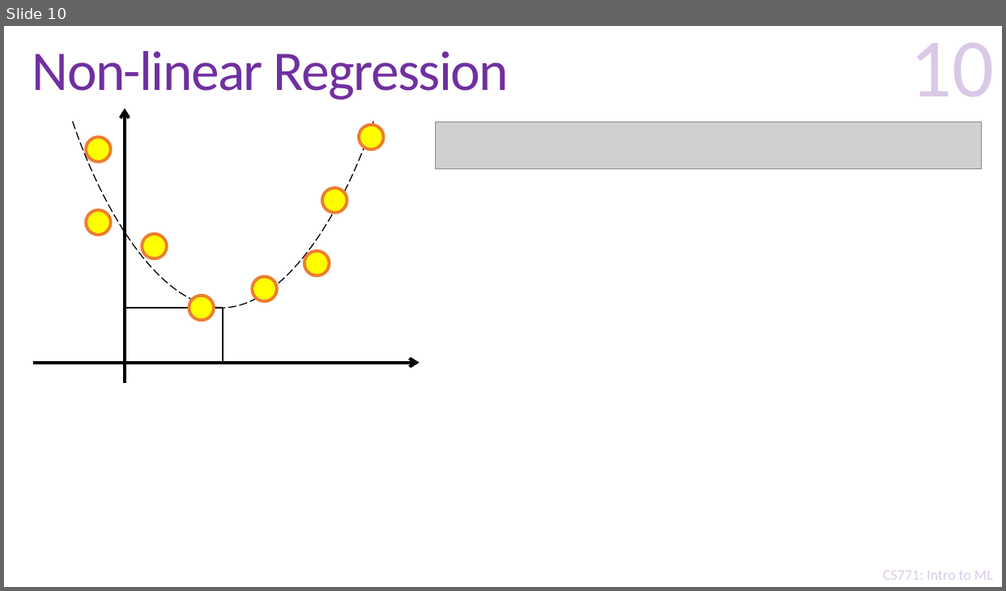
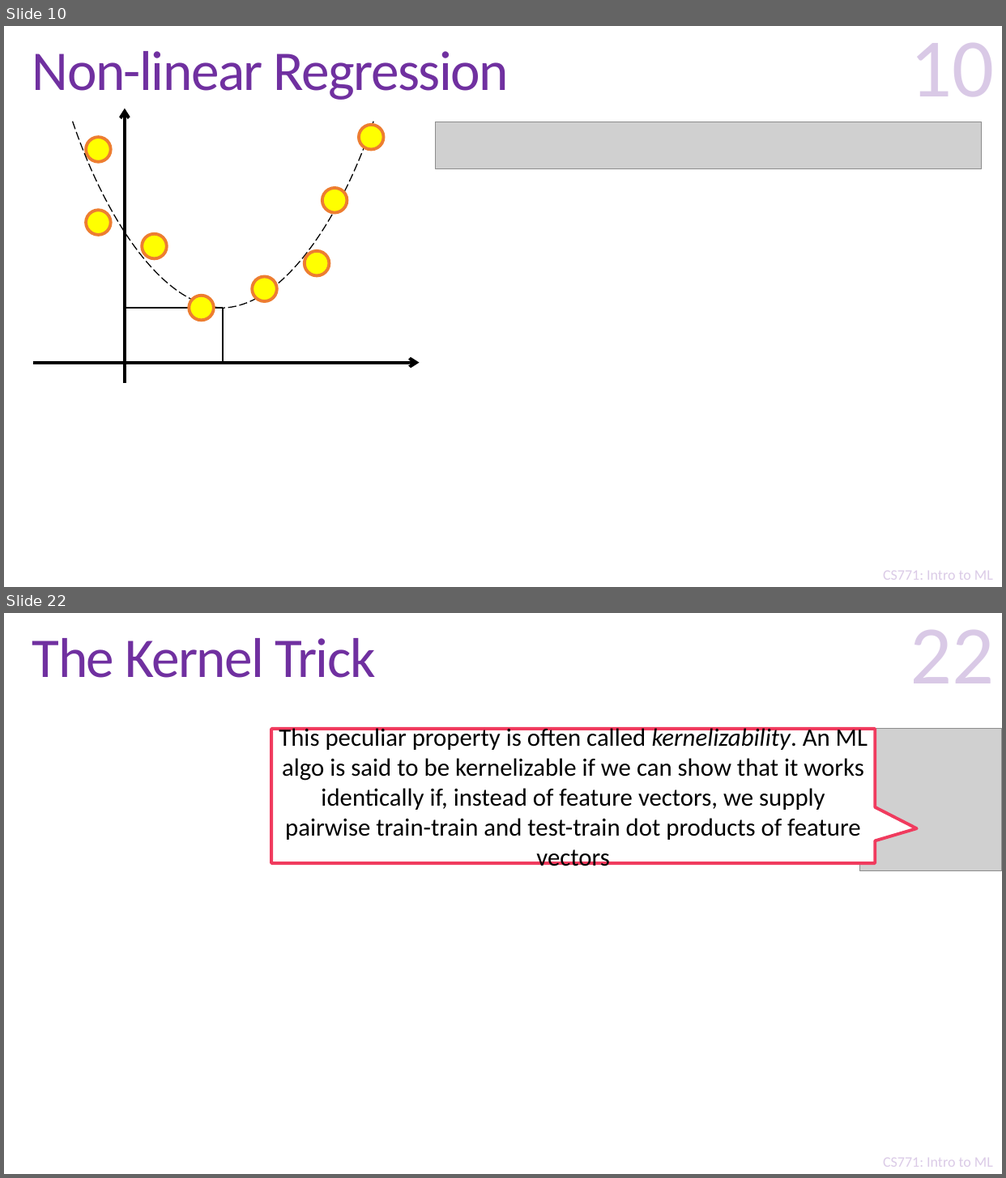
Before and after one commit to purushottamkar/ml19-20w, a slide deck: lecture_slides/19_Learning with Kernels.pptx. Shown one above the other, each under a label of ours: slide 10 before the commit, slides 10 and 22 after it; the slides between them are not shown. The pictures are 1006x591 and 1006x1178 pixels, drawn with LibreOffice and Linux fonts; fonts in the diff are those of the drawing; grey boxes stand for pictures; background and template pictures are left out. Boxes give left, top, right and bottom in pixels: in the first picture for what was removed or moved away, otherwise in the second. Text is boxed around its words. In the diff, an @@ line names an element or a change of style, - is before the commit and + after.

```diff
--- a/lecture_slides/19_Learning with Kernels.pptx
+++ b/lecture_slides/19_Learning with Kernels.pptx
@@ slide 22 added at (x1=4, y1=613, x2=1002, y2=1174), background #FFFFFF; not listed: 2 template elements that a slide beside it also shows @@
@@ page number added at (x1=910, y1=630, x2=995, y2=683), 80 pt, text #7030A0 at 25% opacity @@
+22
@@ title added at (x1=32, y1=638, x2=375, y2=678), 54 pt, text #7030A0 @@
+The Kernel Trick
@@ speech box added at (x1=271, y1=729, x2=875, y2=864), fill #FFFFFF, outline #F03B5E 3 pt, 24 pt, text #000000 @@
+This peculiar property is often called kernelizability. An ML algo is said to be kernelizable if we can show that it works identically if, instead of feature vectors, we supply pairwise train-train and test-train dot products of feature vectors
@@ picture added at (x1=859, y1=729, x2=1002, y2=871) @@
```
Also in this commit, not shown: 17 other slides added.
